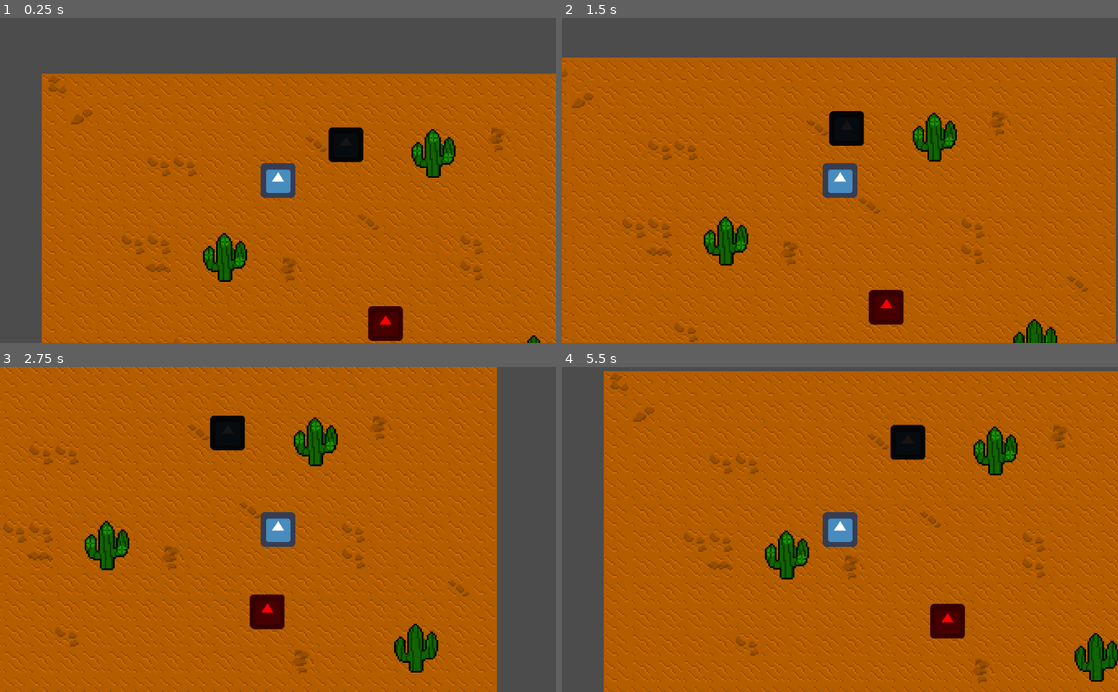
Above: before the commit, frames 1-4 (two rows, left to right).
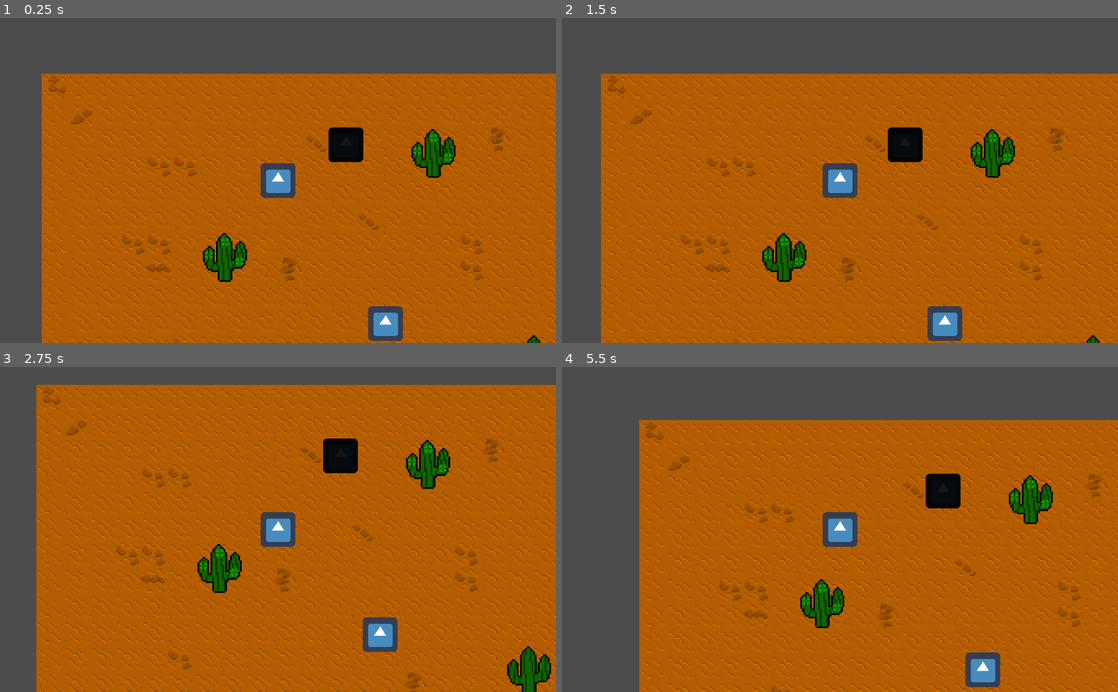
Above: after the commit, the same moments.

Repository: AlixBarreaux/feltari
Game: Godot game, scene res://Scenes/World.tscn
Same seed, same stepped clock (60 frames per second), same inputs: the game is played once before the commit and once after it. The engine's default icon, where the game draws it, is replaced by a stand-in: a white triangle on a blue panel in a dark square.
Inputs:
- Up to frame 1 (0.25 s): no input
- Up to frame 2 (1.5 s): tap Enter at 0.5 s; hold D (move_right) 0.53-1.28 s; hold Space (attack_melee) 0.53-1.28 s; tap E (interact) at 0.8, 1.35 s; hold S (move_down) from 1.28 s (still down)
- Up to frame 3 (2.75 s): tap Space (attack_melee) at 1.55 s; release S (move_down) at 2.03 s; hold D (move_right) from 2.03 s (still down); hold Space (attack_melee) from 2.03 s (still down); tap E (interact) at 2.3 s
- Up to frame 4 (5.5 s): release D (move_right) at 2.78 s; release Space (attack_melee) at 2.78 s; hold Z (move_up) 2.78-3.53 s; tap E (interact) at 2.85, 3.8, 4.35, 5.3 s; tap Space (attack_melee) at 3.05, 4.55 s; hold Space (attack_melee) 3.53-4.28 s; hold Q (move_left) 3.53-5.03 s; hold S (move_down) from 5.03 s (still down); hold Space (attack_melee) from 5.03 s (still down)

The runs differ from the first frame. In frame 1, 0.7% of the frame differs, in the area x 66-73%, y 88-100%; in frame 2, 35%; in frame 3, 45%, in the area x 0-100%, y 0-100%; in frame 4, 42%.

Commit message:
Add more animations and make some more player components monitorable by the AnimationPlayer

Diff:
--- /dev/null
+++ b/Resources/take_damage_animation.tres
@@ -0,0 +1,18 @@
+[gd_resource type="Animation" format=2]
+
+[resource]
+resource_name = "Take Damage"
+length = 0.5
+step = 0.05
+tracks/0/type = "value"
+tracks/0/path = NodePath("Sprite:self_modulate")
+tracks/0/interp = 1
+tracks/0/loop_wrap = true
+tracks/0/imported = false
+tracks/0/enabled = true
+tracks/0/keys = {
+"times": PoolRealArray( 0, 0.1, 0.2, 0.3, 0.5 ),
+"transitions": PoolRealArray( 1, 1, 1, 1, 1 ),
+"update": 0,
+"values": [ Color( 1, 1, 1, 1 ), Color( 1, 0, 0, 1 ), Color( 1, 1, 1, 1 ), Color( 1, 0, 0, 1 ), Color( 1, 1, 1, 1 ) ]
+}
--- a/Scenes/Container/Container.tscn
+++ b/Scenes/Container/ItemContainer.tscn
@@ -1,9 +1,9 @@
 [gd_scene load_steps=4 format=2]
 
 [ext_resource path="res://Miscellaneous/icon.png" type="Texture" id=1]
-[ext_resource path="res://Scenes/Container/container.gd" type="Script" id=2]
+[ext_resource path="res://Scenes/Container/item_container.gd" type="Script" id=2]
 
-[sub_resource type="RectangleShape2D" id=2]
+[sub_resource type="RectangleShape2D" id=1]
 extents = Vector2( 32, 32 )
 
 [node name="Container" type="StaticBody2D"]
--- a/Scenes/Container/container.gd
+++ b/Scenes/Container/item_container.gd
@@ -1,3 +1,4 @@
+class_name ItemContainer
 extends Node2D
 
 
--- a/Scenes/Creatures/Enemy.tscn
+++ b/Scenes/Creatures/Enemy.tscn
@@ -1,7 +1,8 @@
-[gd_scene load_steps=6 format=2]
+[gd_scene load_steps=7 format=2]
 
 [ext_resource path="res://Scripts/enemy.gd" type="Script" id=1]
 [ext_resource path="res://Miscellaneous/icon.png" type="Texture" id=2]
+[ext_resource path="res://Resources/take_damage_animation.tres" type="Animation" id=3]
 
 [sub_resource type="RectangleShape2D" id=1]
 extents = Vector2( 32, 32 )
@@ -20,7 +21,6 @@
 max_health = 3
 
 [node name="Sprite" type="Sprite" parent="."]
-self_modulate = Color( 1, 0, 0, 1 )
 texture = ExtResource( 2 )
 
 [node name="CollisionShape2D" type="CollisionShape2D" parent="."]
@@ -40,6 +40,9 @@
 [node name="CollisionShape2D" type="CollisionShape2D" parent="HurtBox"]
 shape = SubResource( 3 )
 
+[node name="AnimationPlayer" type="AnimationPlayer" parent="."]
+anims/take_damage_animation = ExtResource( 3 )
+
 [connection signal="body_entered" from="CreatureDetectionZone" to="." method="_on_CreatureDetectionZone_body_entered"]
 [connection signal="body_exited" from="CreatureDetectionZone" to="." method="_on_CreatureDetectionZone_body_exited"]
 [connection signal="body_entered" from="HurtBox" to="." method="_on_HurtBox_body_entered"]
--- a/Scenes/Creatures/Player.tscn
+++ b/Scenes/Creatures/Player.tscn
@@ -1,12 +1,36 @@
-[gd_scene load_steps=37 format=2]
+[gd_scene load_steps=44 format=2]
 
 [ext_resource path="res://Scripts/player.gd" type="Script" id=1]
 [ext_resource path="res://Miscellaneous/icon.png" type="Texture" id=2]
+[ext_resource path="res://Resources/take_damage_animation.tres" type="Animation" id=3]
 
 [sub_resource type="RectangleShape2D" id=1]
 extents = Vector2( 32, 32 )
 
+[sub_resource type="AnimationNodeAnimation" id=38]
+animation = "Idle Down"
+
+[sub_resource type="AnimationNodeAnimation" id=39]
+animation = "Idle Up"
+
+[sub_resource type="AnimationNodeAnimation" id=40]
+animation = "Idle Right"
+
+[sub_resource type="AnimationNodeAnimation" id=41]
+animation = "Idle Left"
+
 [sub_resource type="AnimationNodeBlendSpace2D" id=2]
+blend_point_0/node = SubResource( 38 )
+blend_point_0/pos = Vector2( 0, 1.1 )
+blend_point_1/node = SubResource( 39 )
+blend_point_1/pos = Vector2( 0, -1.1 )
+blend_point_2/node = SubResource( 40 )
+blend_point_2/pos = Vector2( 1.1, 0 )
+blend_point_3/node = SubResource( 41 )
+blend_point_3/pos = Vector2( -1.1, 0 )
+min_space = Vector2( -2, -2 )
+max_space = Vector2( 2, 2 )
+blend_mode = 1
 
 [sub_resource type="AnimationNodeAnimation" id=3]
 animation = "Melee Attack Down"
@@ -29,7 +53,12 @@
 blend_point_2/pos = Vector2( -1.1, 0 )
 blend_point_3/node = SubResource( 6 )
 blend_point_3/pos = Vector2( 1.1, 0 )
+min_space = Vector2( -2, -2 )
+max_space = Vector2( 2, 2 )
 blend_mode = 1
+
+[sub_resource type="AnimationNodeAnimation" id=36]
+animation = "Take Damage"
 
 [sub_resource type="AnimationNodeAnimation" id=8]
 animation = "Move Down"
@@ -54,27 +83,36 @@
 blend_point_3/pos = Vector2( 1, 0 )
 blend_mode = 1
 
-[sub_resource type="AnimationNodeStateMachineTransition" id=13]
-
-[sub_resource type="AnimationNodeStateMachineTransition" id=14]
-
-[sub_resource type="AnimationNodeStateMachineTransition" id=15]
-
-[sub_resource type="AnimationNodeStateMachineTransition" id=16]
-
-[sub_resource type="AnimationNodeStateMachineTransition" id=17]
-
-[sub_resource type="AnimationNodeStateMachineTransition" id=18]
+[sub_resource type="AnimationNodeStateMachineTransition" id=37]
+
+[sub_resource type="AnimationNodeStateMachineTransition" id=42]
+switch_mode = 2
+auto_advance = true
+
+[sub_resource type="AnimationNodeStateMachineTransition" id=43]
+switch_mode = 2
+auto_advance = true
+
+[sub_resource type="AnimationNodeStateMachineTransition" id=44]
+
+[sub_resource type="AnimationNodeStateMachineTransition" id=45]
+
+[sub_resource type="AnimationNodeStateMachineTransition" id=46]
+
+[sub_resource type="AnimationNodeStateMachineTransition" id=47]
 
 [sub_resource type="AnimationNodeStateMachine" id=19]
 states/Idle/node = SubResource( 2 )
 states/Idle/position = Vector2( 713, 95 )
-states/MeleeAttack/node = SubResource( 7 )
-states/MeleeAttack/position = Vector2( 893, 194 )
+"states/Melee Attack/node" = SubResource( 7 )
+"states/Melee Attack/position" = Vector2( 893, 194 )
+"states/Take Damage/node" = SubResource( 36 )
+"states/Take Damage/position" = Vector2( 713, 334 )
 states/Walk/node = SubResource( 12 )
 states/Walk/position = Vector2( 552, 194 )
-transitions = [ "Walk", "MeleeAttack", SubResource( 13 ), "Idle", "Walk", SubResource( 14 ), "Walk", "Idle", SubResource( 15 ), "Idle", "MeleeAttack", SubResource( 16 ), "MeleeAttack", "Idle", SubResource( 17 ), "MeleeAttack", "Walk", SubResource( 18 ) ]
-graph_offset = Vector2( 80, 88 )
+transitions = [ "Idle", "Take Damage", SubResource( 37 ), "Take Damage", "Idle", SubResource( 42 ), "Melee Attack", "Idle", SubResource( 43 ), "Walk", "Idle", SubResource( 44 ), "Idle", "Walk", SubResource( 45 ), "Idle", "Melee Attack", SubResource( 46 ), "Walk", "Melee Attack", SubResource( 47 ) ]
+start_node = "Idle"
+graph_offset = Vector2( 33, 45 )
 
 [sub_resource type="AnimationNodeStateMachinePlayback" id=20]
 
@@ -126,6 +164,43 @@
 "update": 1,
 "values": [ false, true ]
 }
+tracks/3/type = "method"
+tracks/3/path = NodePath(".")
+tracks/3/interp = 1
+tracks/3/loop_wrap = true
+tracks/3/imported = false
+tracks/3/enabled = true
+tracks/3/keys = {
+"times": PoolRealArray( -0.1, 0, 1 ),
+"transitions": PoolRealArray( 1, 1, 1 ),
+"values": [ {
+"args": [ false ],
+"method": "set_can_melee_attack"
+}, {
+"args": [ false ],
+"method": "set_can_melee_attack"
+}, {
+"args": [ true ],
+"method": "set_can_melee_attack"
+} ]
+}
+tracks/4/type = "method"
+tracks/4/path = NodePath(".")
+tracks/4/interp = 1
+tracks/4/loop_wrap = true
+tracks/4/imported = false
+tracks/4/enabled = true
+tracks/4/keys = {
+"times": PoolRealArray( 0, 1 ),
+"transitions": PoolRealArray( 1, 1 ),
+"values": [ {
+"args": [ false ],
+"method": "set_can_move"
+}, {
+"args": [ true ],
+"method": "set_can_move"
+} ]
+}
 
 [sub_resource type="Animation" id=26]
 tracks/0/type = "value"
@@ -164,6 +239,40 @@
 "update": 1,
 "values": [ false, true ]
 }
+tracks/3/type = "method"
+tracks/3/path = NodePath(".")
+tracks/3/interp = 1
+tracks/3/loop_wrap = true
+tracks/3/imported = false
+tracks/3/enabled = true
+tracks/3/keys = {
+"times": PoolRealArray( 0, 1 ),
+"transitions": PoolRealArray( 1, 1 ),
+"values": [ {
+"args": [ false ],
+"method": "set_can_melee_attack"
+}, {
+"args": [ true ],
+"method": "set_can_melee_attack"
+} ]
+}
+tracks/4/type = "method"
+tracks/4/path = NodePath(".")
+tracks/4/interp = 1
+tracks/4/loop_wrap = true
+tracks/4/imported = false
+tracks/4/enabled = true
+tracks/4/keys = {
+"times": PoolRealArray( 0, 1 ),
+"transitions": PoolRealArray( 1, 1 ),
+"values": [ {
+"args": [ false ],
+"method": "set_can_move"
+}, {
+"args": [ true ],
+"method": "set_can_move"
+} ]
+}
 
 [sub_resource type="Animation" id=27]
 tracks/0/type = "value"
@@ -202,6 +311,40 @@
 "update": 1,
 "values": [ false, true ]
 }
+tracks/3/type = "method"
+tracks/3/path = NodePath(".")
+tracks/3/interp = 1
+tracks/3/loop_wrap = true
+tracks/3/imported = false
+tracks/3/enabled = true
+tracks/3/keys = {
+"times": PoolRealArray( 0, 1 ),
+"transitions": PoolRealArray( 1, 1 ),
+"values": [ {
+"args": [ false ],
+"method": "set_can_melee_attack"
+}, {
+"args": [ true ],
+"method": "set_can_melee_attack"
+} ]
+}
+tracks/4/type = "method"
+tracks/4/path = NodePath(".")
+tracks/4/interp = 1
+tracks/4/loop_wrap = true
+tracks/4/imported = false
+tracks/4/enabled = true
+tracks/4/keys = {
+"times": PoolRealArray( 0, 1 ),
+"transitions": PoolRealArray( 1, 1 ),
+"values": [ {
+"args": [ false ],
+"method": "set_can_move"
+}, {
+"args": [ true ],
+"method": "set_can_move"
+} ]
+}
 
 [sub_resource type="Animation" id=28]
 tracks/0/type = "value"
@@ -247,21 +390,93 @@
 tracks/3/imported = false
 tracks/3/enabled = true
 tracks/3/keys = {
-"times": PoolRealArray( 1 ),
-"transitions": PoolRealArray( 1 ),
-"values": [ {
-"args": [  ],
-"method": "melee_attack_animation_finished"
+"times": PoolRealArray( 0, 1 ),
+"transitions": PoolRealArray( 1, 1 ),
+"values": [ {
+"args": [ false ],
+"method": "set_can_melee_attack"
+}, {
+"args": [ true ],
+"method": "set_can_melee_attack"
+} ]
+}
+tracks/4/type = "method"
+tracks/4/path = NodePath(".")
+tracks/4/interp = 1
+tracks/4/loop_wrap = true
+tracks/4/imported = false
+tracks/4/enabled = true
+tracks/4/keys = {
+"times": PoolRealArray( 0, 1 ),
+"transitions": PoolRealArray( 1, 1 ),
+"values": [ {
+"args": [ false ],
+"method": "set_can_move"
+}, {
+"args": [ true ],
+"method": "set_can_move"
 } ]
 }
 
 [sub_resource type="Animation" id=29]
+resource_name = "Walk Down"
+tracks/0/type = "value"
+tracks/0/path = NodePath("InteractZone:rotation_degrees")
+tracks/0/interp = 1
+tracks/0/loop_wrap = true
+tracks/0/imported = false
+tracks/0/enabled = true
+tracks/0/keys = {
+"times": PoolRealArray( 0 ),
+"transitions": PoolRealArray( 1 ),
+"update": 0,
+"values": [ -89.9999 ]
+}
 
 [sub_resource type="Animation" id=30]
+resource_name = "Walk Left"
+tracks/0/type = "value"
+tracks/0/path = NodePath("InteractZone:rotation_degrees")
+tracks/0/interp = 1
+tracks/0/loop_wrap = true
+tracks/0/imported = false
+tracks/0/enabled = true
+tracks/0/keys = {
+"times": PoolRealArray( 0 ),
+"transitions": PoolRealArray( 1 ),
+"update": 0,
+"values": [ 0.0 ]
+}
 
 [sub_resource type="Animation" id=31]
+resource_name = "Walk Right"
+tracks/0/type = "value"
+tracks/0/path = NodePath("InteractZone:rotation_degrees")
+tracks/0/interp = 1
+tracks/0/loop_wrap = true
+tracks/0/imported = false
+tracks/0/enabled = true
+tracks/0/keys = {
+"times": PoolRealArray( 0 ),
+"transitions": PoolRealArray( 1 ),
+"update": 0,
+"values": [ 180.0 ]
+}
 
 [sub_resource type="Animation" id=32]
+resource_name = "Walk Up"
+tracks/0/type = "value"
+tracks/0/path = NodePath("InteractZone:rotation_degrees")
+tracks/0/interp = 1
+tracks/0/loop_wrap = true
+tracks/0/imported = false
+tracks/0/enabled = true
+tracks/0/keys = {
+"times": PoolRealArray( 0 ),
+"transitions": PoolRealArray( 1 ),
+"update": 0,
+"values": [ 89.9999 ]
+}
 
 [sub_resource type="RectangleShape2D" id=33]
 extents = Vector2( 15, 30 )
@@ -288,8 +503,8 @@
 active = true
 parameters/playback = SubResource( 20 )
 parameters/Idle/blend_position = Vector2( 0, 0 )
-parameters/MeleeAttack/blend_position = Vector2( 0.0896446, 0.072165 )
-parameters/Walk/blend_position = Vector2( 0.437403, -0.0206186 )
+"parameters/Melee Attack/blend_position" = Vector2( -0.680093, -0.00677967 )
+parameters/Walk/blend_position = Vector2( 0, 0 )
 
 [node name="AnimationPlayer" type="AnimationPlayer" parent="."]
 "anims/Idle Down" = SubResource( 21 )
@@ -300,19 +515,20 @@
 "anims/Melee Attack Left" = SubResource( 26 )
 "anims/Melee Attack Right" = SubResource( 27 )
 "anims/Melee Attack Up" = SubResource( 28 )
-"anims/Move Down" = SubResource( 29 )
-"anims/Move Left" = SubResource( 30 )
-"anims/Move Right" = SubResource( 31 )
-"anims/Move Up" = SubResource( 32 )
+"anims/Take Damage" = ExtResource( 3 )
+"anims/Walk Down" = SubResource( 29 )
+"anims/Walk Left" = SubResource( 30 )
+"anims/Walk Right" = SubResource( 31 )
+"anims/Walk Up" = SubResource( 32 )
 
 [node name="Camera2D" type="Camera2D" parent="."]
 current = true
 
 [node name="HurtBoxBoxPivot" type="Position2D" parent="."]
-rotation = 3.14159
+rotation = 1.57079
 
 [node name="HurtBox" type="Area2D" parent="HurtBoxBoxPivot"]
-position = Vector2( 35, -30 )
+position = Vector2( -35, -30 )
 collision_layer = 0
 collision_mask = 4
 __meta__ = {
@@ -323,6 +539,7 @@
 shape = SubResource( 33 )
 
 [node name="InteractZone" type="Area2D" parent="."]
+rotation = 1.57079
 collision_layer = 0
 collision_mask = 8
 
@@ -332,3 +549,4 @@
 
 [connection signal="body_entered" from="HurtBoxBoxPivot/HurtBox" to="." method="_on_HurtBox_body_entered"]
 [connection signal="body_entered" from="InteractZone" to="." method="_on_InteractZone_body_entered"]
+[connection signal="body_exited" from="InteractZone" to="." method="_on_InteractZone_body_exited"]
--- a/Scenes/World.tscn
+++ b/Scenes/World.tscn
@@ -3,7 +3,7 @@
 [ext_resource path="res://Scenes/Creatures/Player.tscn" type="PackedScene" id=1]
 [ext_resource path="res://Assets/Graphics/desert_tileset.png" type="Texture" id=2]
 [ext_resource path="res://Scenes/Creatures/Enemy.tscn" type="PackedScene" id=3]
-[ext_resource path="res://Scenes/Container/Container.tscn" type="PackedScene" id=4]
+[ext_resource path="res://Scenes/Container/ItemContainer.tscn" type="PackedScene" id=4]
 
 [sub_resource type="TileSet" id=1]
 0/name = "sand_tile_1"
--- a/Scripts/enemy.gd
+++ b/Scripts/enemy.gd
@@ -4,6 +4,10 @@
 # Generic class all enemies share
 
 ############################### DECLARE VARIABLES ##############################
+
+export var current_health: int = 0
+export var max_health: int = 0
+export var damage: int = 1
 
 enum AI_STATES {
 	IDLE,
@@ -66,9 +70,7 @@
 
 
 
-export var current_health: int = 0
-export var max_health: int = 0
-export var damage: int = 1
+
 
 func take_damage(amount: int) -> void:
 	self.current_health -= amount
--- a/Scripts/player.gd
+++ b/Scripts/player.gd
@@ -29,38 +29,52 @@
 
 var direction: Vector2 = Vector2(0.0, 0.0) setget set_direction, get_direction
 var velocity: Vector2 = Vector2(0.0, 0.0) setget set_velocity
-
-var can_move: bool = false
+var faced_direction: Vector2 = Vector2(0.0, 0.0)
+
+var can_move: bool = true
 var can_melee_attack = true
+
+var targeted_interactable: PhysicsBody2D = null
 
 ################################# RUN THE CODE #################################
 
 func _ready() -> void:
 	self._initialize_asserts()
+	anim_tree_sm_playback.start("Idle")
 
 
 func _physics_process(_delta: float) -> void:
 	self.calculate_velocity()
-	velocity = move_and_slide(velocity)
+#	if not self.velocity != Vector2(0.0, 0.0):
+#		anim_tree_sm_playback.travel("Idle")
+#		return
+	if can_move:
+		velocity = move_and_slide(velocity)
+
 
 
 func _unhandled_input(_event: InputEvent) -> void:
 	self.set_direction(Vector2(0.0, 0.0))
 
+	# Move
 	if Input.get_action_strength("move_left"):
 		self.direction.x = -1
+		self.faced_direction = Vector2(-1, 0.0)
 
 	if Input.get_action_strength("move_right"):
 		self.direction.x = 1
+		self.faced_direction = Vector2(1, 0.0)
 
 	if Input.get_action_strength("move_up"):
 		self.direction.y = -1
+		self.faced_direction = Vector2(0.0, -1.0)
 
 	if Input.get_action_strength("move_down"):
 		self.direction.y = 1
-
-
-
+		self.faced_direction = Vector2(0.0, 1.0)
+
+
+	# Use abilities
 #	if Input.is_action_just_pressed("ability_one"):
 #		current_
 #
@@ -70,6 +84,13 @@
 #	if Input.is_action_just_pressed("ability_three"):
 
 
+	if Input.is_action_pressed("attack_melee"):
+		if can_melee_attack:
+#			can_move = false
+			attack_melee()
+
+
+	# Interact
 	if Input.is_action_just_pressed("interact"):
 		if targeted_interactable != null:
 			targeted_interactable.receive_interaction()
@@ -79,6 +100,32 @@
 	self.direction = self.direction.normalized()
 
 
+
+onready var animation_tree: AnimationTree = $AnimationTree
+onready var anim_tree_sm_playback: AnimationNodeStateMachinePlayback = animation_tree.get("parameters/playback")
+
+
+func attack_melee() -> void:
+	animation_tree.set("parameters/Melee Attack/blend_position", faced_direction)
+	anim_tree_sm_playback.travel("Melee Attack")
+
+
+func set_can_melee_attack(value: bool) -> void:
+	can_melee_attack = value
+
+
+func get_can_melee_attack() -> bool:
+	return can_melee_attack
+
+
+func set_can_move(value: bool) -> void:
+	can_move = value
+
+
+func get_can_move() -> bool:
+	return can_move
+
+
 func set_current_ability() -> void:
 	match current_ability:
 		ABILITIES.NONE:
@@ -95,6 +142,7 @@
 			pass
 
 ############################### DECLARE FUNCTIONS ##############################
+
 
 func _initialize_asserts() -> void:
 	# Must be more than 0!
@@ -104,6 +152,24 @@
 	assert(self.current_health <= self.max_health)
 
 
+
+# Setters and Getters for public variables
+func set_current_speed(new_speed: int) -> void:
+	current_speed = new_speed
+
+
+func get_current_speed() -> int:
+	return current_speed
+
+
+func set_current_damage(amount: int) -> void:
+	current_melee_attack_damage = amount
+
+
+func get_current_damage() -> int:
+	return current_melee_attack_damage
+
+
 func set_direction(new_direction: Vector2) -> void:
 	direction = new_direction
 
@@ -116,20 +182,13 @@
 	velocity = new_velocity
 
 
-func set_current_speed(new_speed: int) -> void:
-	current_speed = new_speed
-
-
-func get_current_speed() -> int:
-	return current_speed
-
-
 func calculate_velocity() -> void:
 	self.velocity = self.direction * self.current_speed
 
 
 func melee_attack_animation_finished() -> void:
-	can_melee_attack = true
+#	can_move = true
+	pass
 
 
 
@@ -138,6 +197,7 @@
 func take_damage(amount: int) -> void:
 	self.current_health -= amount
 	print(self.name + ": I took " + str(amount) + " damage!")
+	anim_tree_sm_playback.travel("Take Damage")
 
 	self.check_if_dead()
 
@@ -154,22 +214,20 @@
 	print(self.name + str(": I died!"))
 
 
+# Send damage from the weapon collision zone (HurtBox) to whatever is in
+# its collision layer (should collide with "Enemy" layer)
 func _on_HurtBox_body_entered(body: PhysicsBody2D) -> void:
 	print(self.name, ": I was entered by: ", body.name)
 	body.take_damage(self.get_current_damage())
 
 
-
-func set_current_damage(amount: int) -> void:
-	current_melee_attack_damage = amount
-
-
-func get_current_damage() -> int:
-	return current_melee_attack_damage
-
-
-var targeted_interactable: PhysicsBody2D = null
-
 func _on_InteractZone_body_entered(body: PhysicsBody2D) -> void:
+	# Add the interatable as the target for interaction with the player
 	self.targeted_interactable = body
 	print(self.name + ": Interact target set to: " + body.name)
+
+
+func _on_InteractZone_body_exited(_body: PhysicsBody2D) -> void:
+	# Remove the interactable target since it's out of the player's
+	# interaction range (Area2D)
+	self.targeted_interactable = null
--- a/project.godot
+++ b/project.godot
@@ -13,6 +13,11 @@
 "class": "HealthManager",
 "language": "GDScript",
 "path": "res://Scripts/health_manager.gd"
+}, {
+"base": "Reference",
+"class": "ItemContainer",
+"language": "GDScript",
+"path": "res://Scenes/Container/item_container.gd"
 }, {
 "base": "KinematicBody2D",
 "class": "Player",
@@ -31,6 +36,7 @@
 } ]
 _global_script_class_icons={
 "HealthManager": "",
+"ItemContainer": "",
 "Player": "",
 "QuitToDesktopButton": "",
 "enemy": ""
Not shown: 1 places in Scenes/Container/ItemContainer.tscn that only renumber resources
